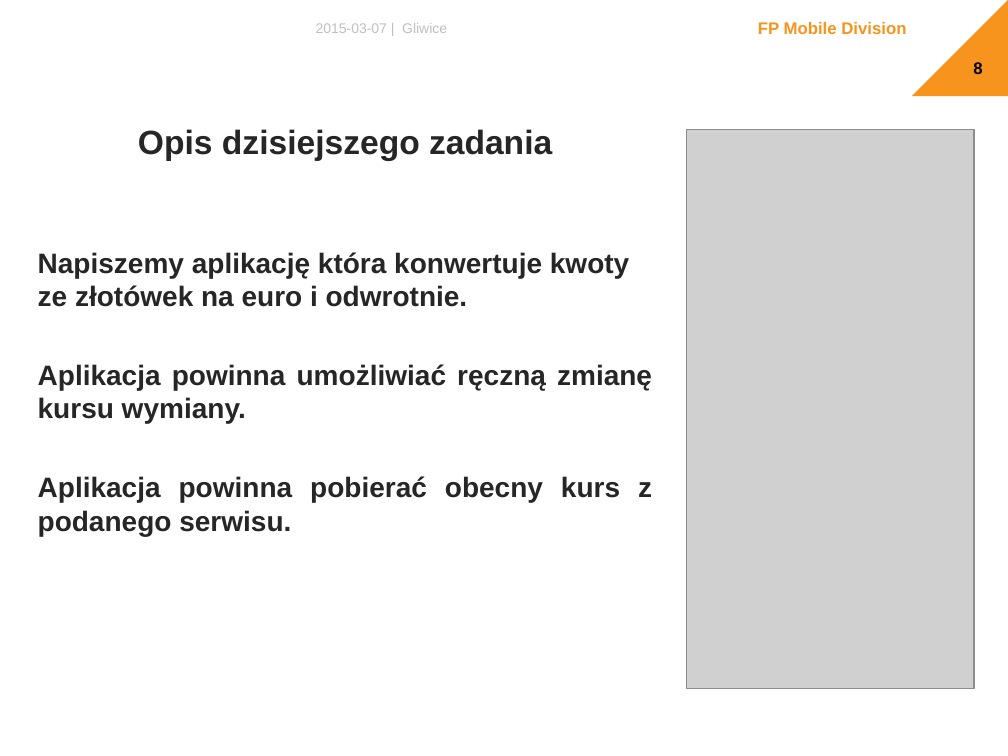
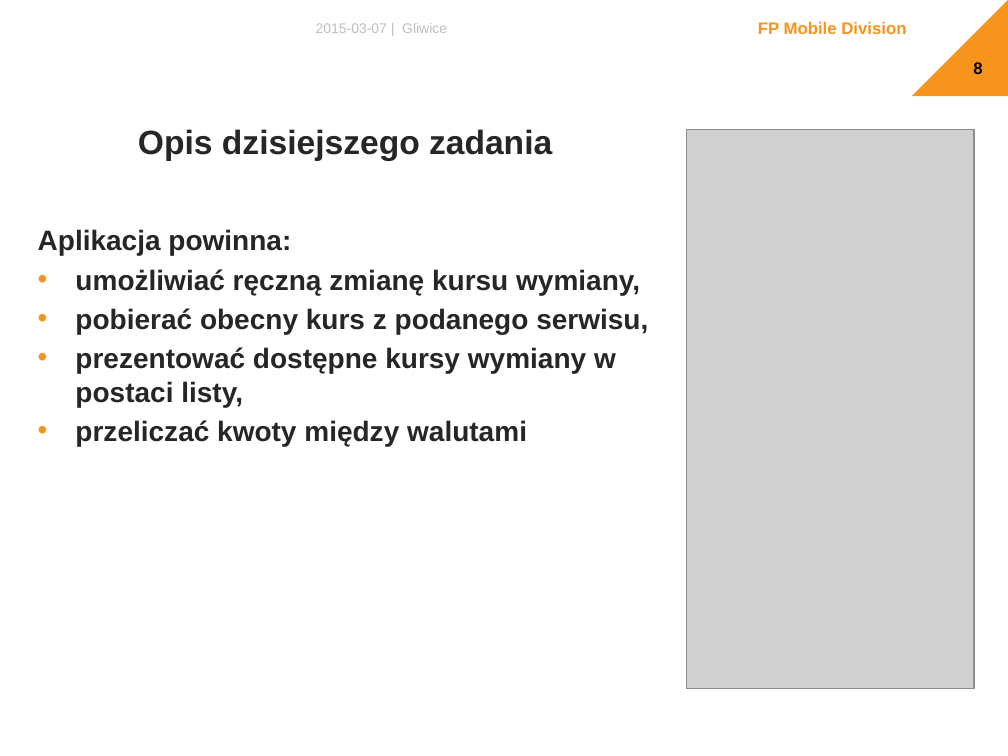
Before and after one commit to The-Lizard-Project/android-basics, a slide deck: slide 8 of Dokumenty/Presentation.pptx. Drawn at 1008x756 pixels with LibreOffice and Linux fonts; fonts in the diff are those of the drawing; grey boxes stand for pictures; background and template pictures are left out. Boxes give left, top, right and bottom in pixels: in the first picture for what was removed or moved away, otherwise in the second. Text is boxed around its words. In the diff, an @@ line names an element or a change of style, - is before the commit and + after.

```diff
--- a/Dokumenty/Presentation.pptx
+++ b/Dokumenty/Presentation.pptx
@@ text at [38,229,648,446]: text changed @@
-Napiszemy aplikację która konwertuje kwoty ze złotówek na euro i odwrotnie.
-Aplikacja powinna umożliwiać ręczną zmianę kursu wymiany.
-Aplikacja powinna pobierać obecny kurs z podanego serwisu.
+Aplikacja powinna:
+• umożliwiać ręczną zmianę kursu wymiany,
+• pobierać obecny kurs z podanego serwisu,
+• prezentować dostępne kursy wymiany w postaci listy,
+• przeliczać kwoty między walutami
```
Also in this commit, not shown: 28 other slides changed, 10 slides added, 11 slides removed.
